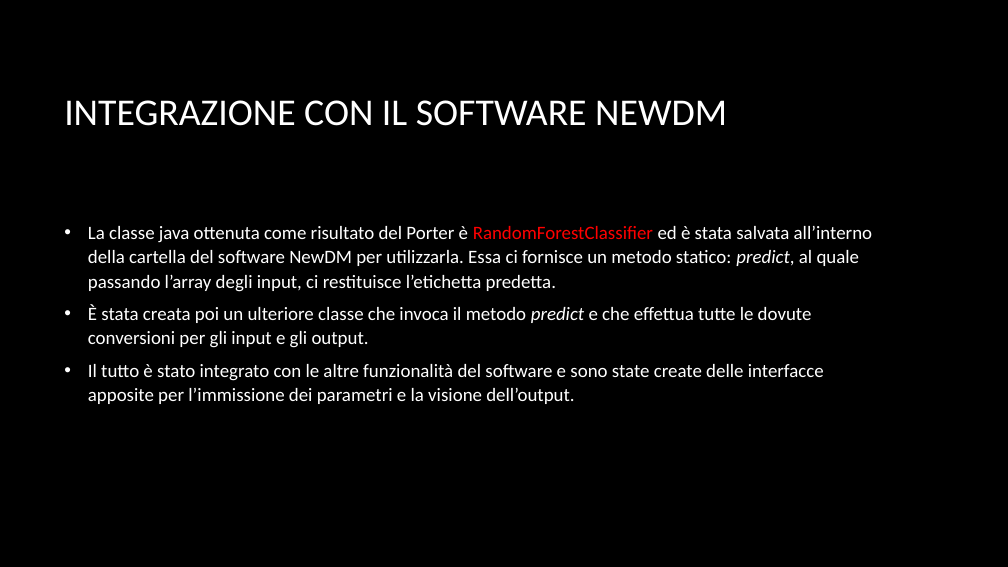
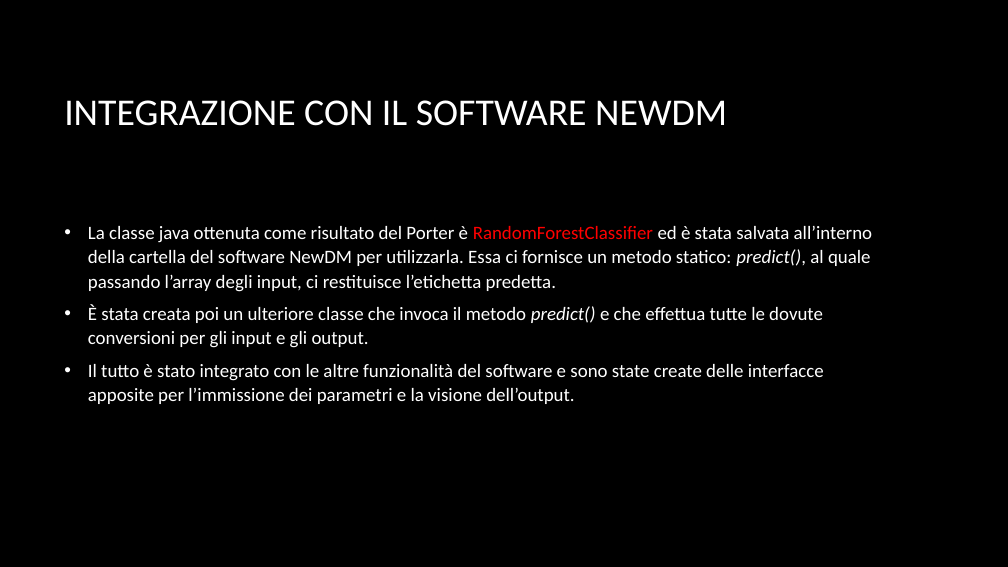
Before and after one commit to Ciro-Fusco/NewDM, a slide deck: slide 17 of modulo/Modulo di IA.pptx. Drawn at 1008x567 pixels with LibreOffice and Linux fonts; fonts in the diff are those of the drawing; background and template pictures are left out. Boxes give left, top, right and bottom in pixels: in the first picture for what was removed or moved away, otherwise in the second. Text is boxed around its words. In the diff, an @@ line names an element or a change of style, - is before the commit and + after.

Commit message:
Visione e correzione della documentazione IA

```diff
--- a/modulo/Modulo di IA.pptx
+++ b/modulo/Modulo di IA.pptx
@@ text at <box>88,226,873,348</box>: text changed @@
-• La classe java ottenuta come risultato del Porter è RandomForestClassifier ed è stata salvata all’interno della cartella del software NewDM per utilizzarla. Essa ci fornisce un metodo statico: predict, al quale passando l’array degli input, ci restituisce l’etichetta predetta.
-• È stata creata poi un ulteriore classe che invoca il metodo predict e che effettua tutte le dovute conversioni per gli input e gli output.
+• La classe java ottenuta come risultato del Porter è RandomForestClassifier ed è stata salvata all’interno della cartella del software NewDM per utilizzarla. Essa ci fornisce un metodo statico: predict(), al quale passando l’array degli input, ci restituisce l’etichetta predetta.
+• È stata creata poi un ulteriore classe che invoca il metodo predict() e che effettua tutte le dovute conversioni per gli input e gli output.
```
Also in this commit, not shown: 4 other slides changed, 1 other file.
